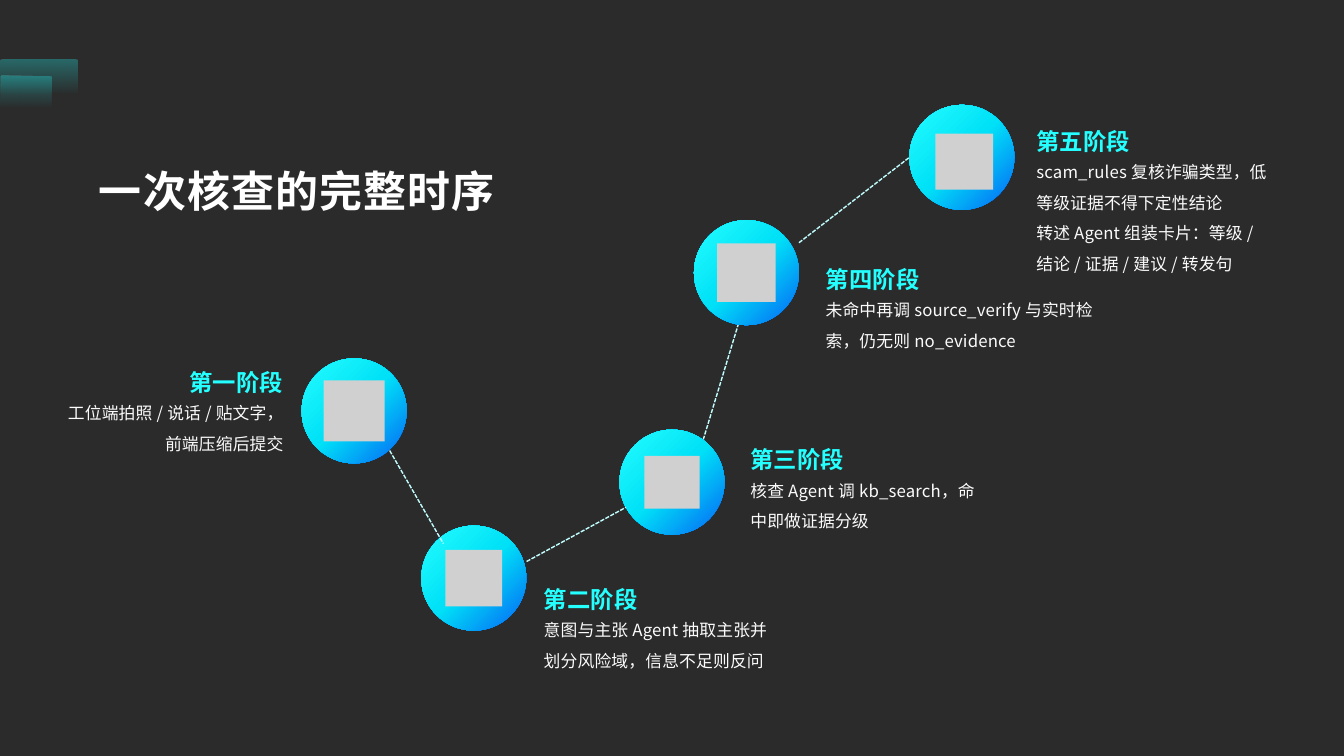
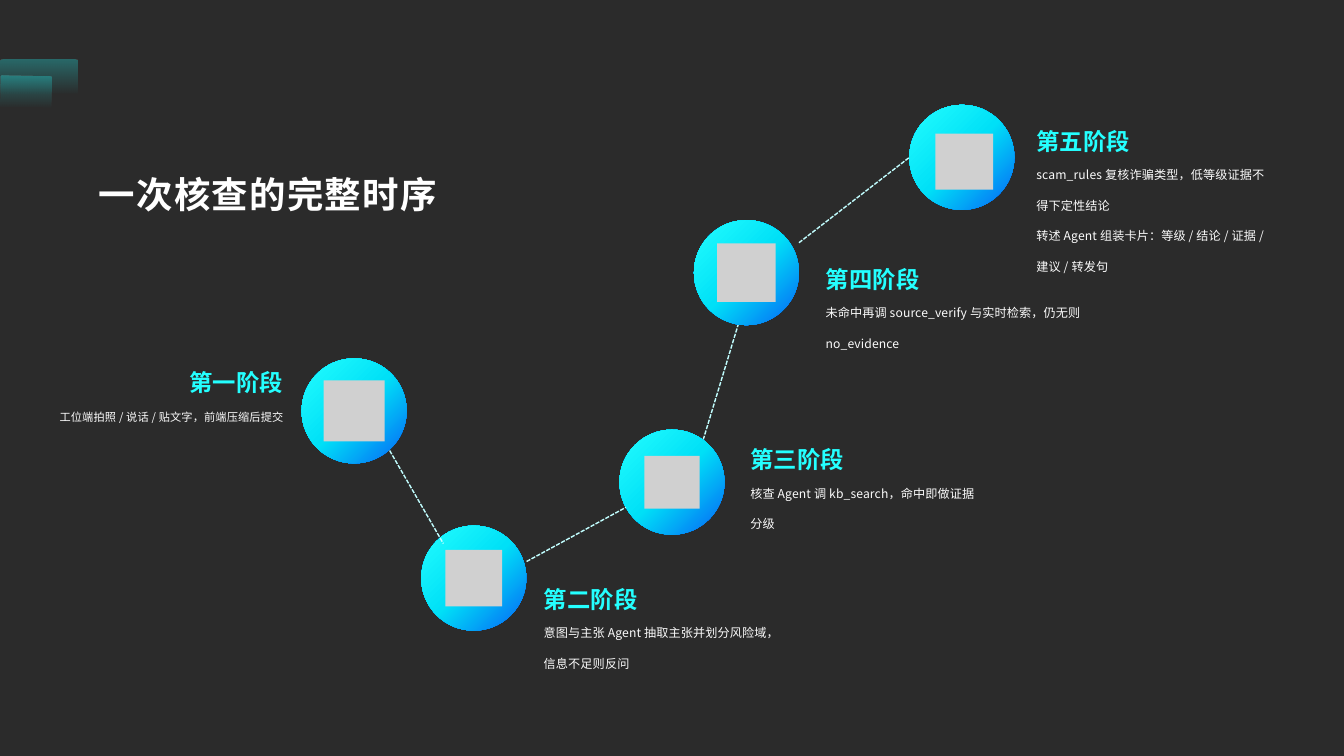
Before and after one commit to Neri0721/yinling-helper, a slide deck: slide 9 of submission/银龄核查助手答辩PPT.pptx. Drawn at 1344x756 pixels with LibreOffice and Linux fonts; fonts in the diff are those of the drawing; grey boxes stand for pictures; background and template pictures are left out; a plain dark background stands for a picture behind light text. Boxes give left, top, right and bottom in pixels: in the first picture for what was removed or moved away, otherwise in the second. Text is boxed around its words. In the diff, an @@ line names an element or a change of style, - is before the commit and + after.

```diff
--- a/submission/银龄核查助手答辩PPT.pptx
+++ b/submission/银龄核查助手答辩PPT.pptx
@@ text "一次核查的完整时序" at (99, 177, 436, 212): size 46 to 39 pt, font Noto Sans CJK JP to Noto Sans CJK SC @@
@@ size 18 to 13 pt, font Noto Sans CJK JP to Noto Sans CJK SC in 4 elements at (544, 627, 779, 669), (750, 488, 974, 529), (826, 307, 1080, 350), (1036, 169, 1264, 272) @@
@@ text "第四阶段" at (826, 268, 920, 290): font Noto Sans CJK JP to Noto Sans CJK SC @@
@@ text "工位端拍照 / 说话 / 贴文字，前端压缩后提交" at (60, 411, 284, 422): size 18 to 12 pt, font Noto Sans CJK JP to Noto Sans CJK SC @@
```
Also in this commit, not shown: 15 other slides changed, 14 other files.
